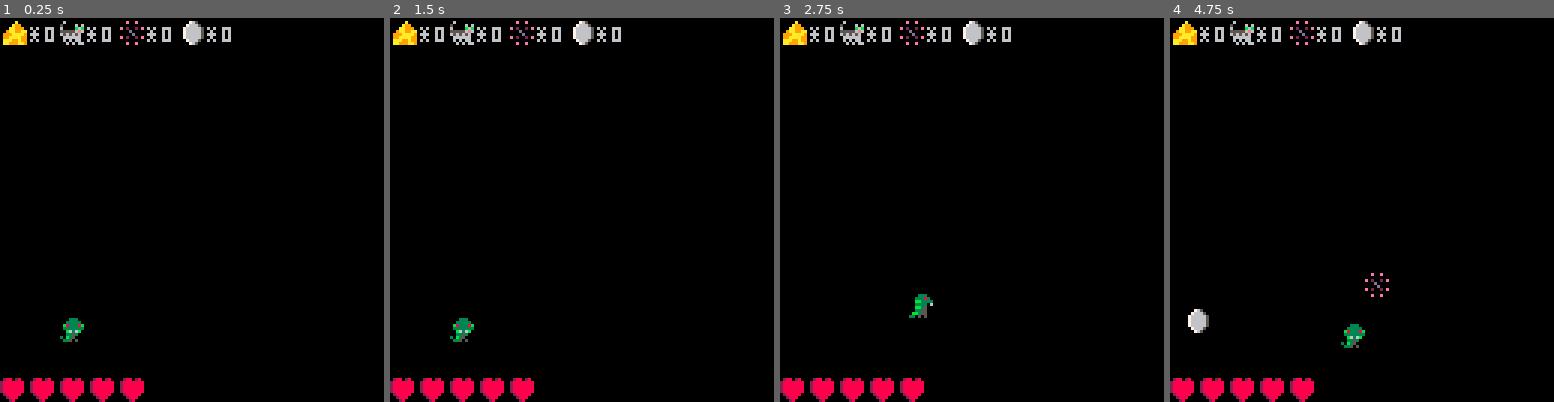
Above: before the commit, frames 1-4 (left to right).
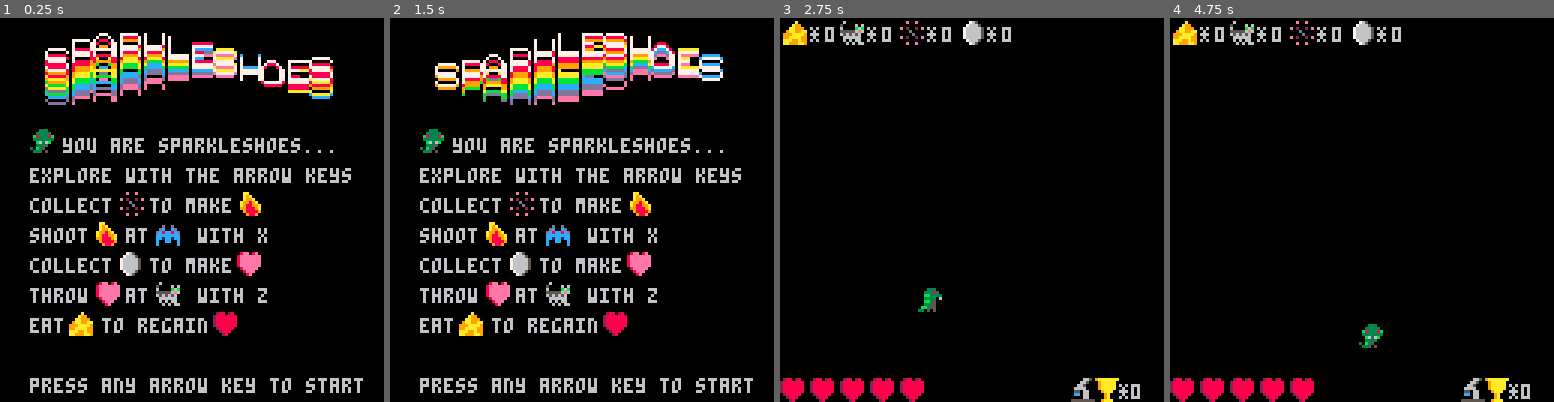
Above: after the commit, the same moments.

Repository: kdaniels/sparkleshoes
Game: PICO-8 cartridge sparkleshoes.p8
The game is run twice, just before and just after one commit, with the same random seed, the same clock (stepped at 60 frames per second) and the same inputs.
Inputs:
- Up to frame 1 (0.25 s): no input
- Up to frame 2 (1.5 s): tap X (X key) at 0.33, 1.07 s; tap O (Z key) at 0.7 s
- Up to frame 3 (2.75 s): hold Right 1.6-2.1 s; tap O (Z key) at 1.7, 2.1, 2.5 s; tap X (X key) at 1.85 s; hold Up 2.15-2.42 s; hold Right from 2.47 s (still down)
- Up to frame 4 (4.75 s): tap O (Z key) every 0.4 s from 2.9 to 4.5 s; tap X (X key) at 2.97, 4.08 s; release Right at 3.03 s; hold Left 3.08-3.58 s; hold Down 3.63-3.97 s; hold Right 4.02-4.68 s; hold Up from 4.73 s (still down)

The runs differ from the first frame. In frame 1, 19% of the frame differs, in the area x 0-95%, y 0-100%; in frame 2, 19%; in frame 3, 0.9%; in frame 4, 1.4%.

Commit message:
lots of scope creep, and the exported html5 version

Diff:
--- a/sparkleshoes.p8
+++ b/sparkleshoes.p8
@@ -1,41 +1,57 @@
 pico-8 cartridge // http://www.pico-8.com
 version 8
 __lua__
-player = {}
-player.x = 20
-player.y = 100
-player.facing = 1
-player.sprite = 6
-player.speed = 1
-player.life = 5
-player.maxlife = 10
-player.cheeses = 0
-player.cats = 0
-player.coins = 0
-player.sparkles = 0
-
-playing = true
-start_time = time()
-
-cheeses = {}
-fires = {}
-hearts = {}
-coins = {}
-sparkles = {}
-zubats = {}
-cats = {}
-
-max_cats = 1
-max_zubats = 5
-max_cheeses = 10
-max_sparkles = 7
-max_coins = 5
-
-last_cat = time()
-last_zubat = time()
-last_cheese = time()
-last_sparkle = time()
-last_coin = time()
+scene = "intro"
+t=0
+high_score = 0
+
+function init_game()
+	sfx(7)
+	player = {}
+	player.x = 20
+	player.y = 100
+	player.facing = 1
+	player.sprite = 6
+	player.speed = 1.2
+	player.life = 5
+	player.maxlife = 10
+	player.cheeses = 0
+	player.cats = 0
+	player.coins = 0
+	player.sparkles = 0
+	player.points = 0
+
+	cats_collected = 0
+	zubats_killed = 0
+	cheese_eaten = 0
+	scopes_crept = 0
+
+	scene = "game"
+	start_time = time()
+	max_time = 60
+
+	cheeses = {}
+	fires = {}
+	hearts = {}
+	coins = {}
+	sparkles = {}
+	zubats = {}
+	cats = {}
+	scopes = {}
+
+	max_cats = 1
+	max_zubats = 5
+	max_cheeses = 10
+	max_sparkles = 10
+	max_coins = 5
+	max_scopes = 1
+
+	last_cat = time()
+	last_zubat = time()
+	last_cheese = time()
+	last_sparkle = time()
+	last_coin = time()
+end
 
 function draw_thing(thing)
 	spr(thing.sprite, thing.x, thing.y)
@@ -46,6 +62,25 @@
 		and b.x+8>a.x
 		and a.y+8>b.y
 		and b.y+8>a.y
+end
+
+-- thanks avleen
+function make_scope()
+	if #scopes < max_scopes then
+		scope_creep = false
+		scope = {}
+		scope.sprite = 4
+		scope.x = 97
+		scope.y = 120
+		scope.speed = 1
+		add(scopes, scope)
+	end
+end
+function move_scope(scope)
+	if scope_creep == true then
+		scope.x -= scope.speed
+		scope_creep = false
+	end
 end
 
 -- cheese functions
@@ -64,11 +99,15 @@
 	if is_overlapping(cheese,player) then
 		sfx(0)
 		del(cheeses, cheese)
+		cheese_eaten += 1
+		player.points += 3
 		if player.life < player.maxlife then
 			player.life += 1
 		else
 			player.cheeses += 1
 		end
+		scope_creep = true
+		scopes_crept += 1
 	end
 	if (time() - cheese.time > 10) then
 		del(cheeses, cheese)
@@ -77,7 +116,7 @@
 
 -- sparkles
 function make_sparkle()
-	if #sparkles < max_sparkles and (time() - last_sparkle) > 4 and rnd(1000) > 934 then
+	if #sparkles < max_sparkles and (time() - last_sparkle) > 4 and rnd(1000) > 920 then
 		sparkle = {}
 		sparkle.sprite = 50
 		sparkle.x = rnd(127)
@@ -99,6 +138,8 @@
 		del(sparkles, sparkle)
 		sfx(0)
 		player.sparkles += 1
+		scope_creep = true
+		scopes_crept += 1
 	end
 	if (time() - sparkle.time) > 10 then
 		del(sparkles, sparkle)
@@ -122,6 +163,8 @@
 		sfx(0)
 		del(coins, coin)
 		player.coins += 1
+		scope_creep = true
+		scopes_crept += 1
 	end
 	if (time() - coin.time) > 15 then
 		del(coins, coin)
@@ -168,6 +211,10 @@
 				sfx(1)
 				del(fires,fire)
 				del(zubats, zubat)
+				zubats_killed += 1
+				scope_creep = true
+				scopes_crept += 1
+				player.points += 5
 			end
 		end
 	end
@@ -179,6 +226,7 @@
 				sfx(5)
 				del(hearts, heart)
 				zubat.speed += .5
+				player.points -= 2
 			end
 		end
 	end
@@ -224,6 +272,10 @@
 				del(hearts,heart)
 				del(cats,cat)
 				player.cats += 1
+				cats_collected += 1
+				scope_creep = true
+				scopes_crept += 1
+				player.points += 7
 			end
 		end
 	end
@@ -234,6 +286,7 @@
 				del(fires, fire)
 				del(cats, cat)
 				player.life -= 1
+				player.points -= 10
 			end
 		end
 	end
@@ -305,41 +358,154 @@
 end
 
 function _draw()
-	if playing == true then
-		cls()
-		spr(player.sprite, player.x, player.y)
-		for i=0,player.life do
-			spr(6, 0+(i-1)*10, 120)
-		end
-		foreach(cheeses, draw_thing)
-		foreach(zubats, draw_thing)
-		foreach(fires, draw_thing)
-		foreach(cats, draw_thing)
-		foreach(hearts, draw_thing)
-		foreach(sparkles, draw_thing)
-		foreach(coins, draw_thing)
-		spr(7, 1, 1)
-		print("*", 10, 3)
-		print(player.cheeses, 15, 3)
-		spr(18, 20, 1)
-		print("*", 29, 3)
-		print(player.cats, 34, 3)
-		spr(50, 40, 1)
-		print("*", 49, 3)
-		print(player.sparkles, 54, 3)
-		spr(8, 60, 1)
-		print("*", 69, 3)
-		print(player.coins, 74, 3)
+	if scene == "intro" then
+		draw_intro()
+	elseif scene == "game" then
+		draw_game()
+	elseif scene == "end" then
+		draw_end()
+	end
+end
+
+function draw_intro()
+	cls()
+
+	for i=1,12 do
+		for j0=0,7 do
+			j = 7 - j0
+			col = 7 + j
+			t1 = t + i*4 - j*2
+			x = cos(t0)*5
+			y = 10 + j + cos(t1/50)*5
+			pal(7,col)
+			spr(19+i, 2+i*8+x, y)
+		end
+	end
+
+	spr(0, 10, 37)
+	print("you are sparkleshoes...", 21, 40)
+	print("explore with the arrow keys", 10, 50)
+	print("collect   to make", 10, 60)
+	spr(50, 40, 58)
+	spr(2, 80, 58)
+	print("shoot   at    with x", 10, 70)
+	spr(2, 32, 68)
+	spr(34, 52, 68)
+	print("collect   to make", 10, 80)
+	spr(8, 39, 78)
+	spr(5, 79, 78)
+	print("throw   at    with z", 10, 90)
+	spr(5, 32, 88)
+	spr(18, 52, 88)
+	print("eat   to regain", 10, 100)
+	spr(7, 23, 98)
+	spr(6, 71, 98)
+	print("press any arrow key to start", 10, 120)
+end
+
+function draw_end()
+	cls()
+
+	for i=1,9 do
+		for j0=0,7 do
+			j = 7 - j0
+			col = 7 + j
+			t1 = t + i*4 - j*2
+			x = cos(t0)*5
+			y = 10 + j + cos(t1/50)*5
+			pal(7,col)
+			spr(35+i, 12+i*8+x, y)
+		end
+	end
+
+	print(cats_collected.."    collected", 10, 40)
+	spr(18, 20, 38)
+	print(zubats_killed.."    vanquished", 10, 50)
+	spr(34, 20, 48)
+	spr(7, 20, 58)
+	print(cheese_eaten.."    eaten", 10, 60)
+	spr(4, 20, 68)
+	print(scopes_crept.."    crept up on you", 10, 70)
+
+	if player.points > high_score then
+		print("new high score: "..player.points.."!", 26, 85)
+		print("previous high score: "..high_score, 21, 104)
 	else
-		cls()
-		print("game over", 20, 20)
-	end
+		print("your score: "..player.points, 35, 85)
+		print("high score: "..high_score, 35, 104)
+	end
+	spr(52, 55, 93)
+
+	print("press any arrow key to restart", 1, 120)
+end
+
+function draw_game()
+	cls()
+	spr(player.sprite, player.x, player.y)
+	for i=0,player.life do
+		spr(6, 0+(i-1)*10, 120)
+	end
+	foreach(cheeses, draw_thing)
+	foreach(zubats, draw_thing)
+	foreach(fires, draw_thing)
+	foreach(cats, draw_thing)
+	foreach(hearts, draw_thing)
+	foreach(sparkles, draw_thing)
+	foreach(coins, draw_thing)
+	foreach(scopes, draw_thing)
+	spr(7, 1, 1)
+	print("*", 10, 3)
+	print(player.cheeses, 15, 3)
+	spr(18, 20, 1)
+	print("*", 29, 3)
+	print(player.cats, 34, 3)
+	spr(50, 40, 1)
+	print("*", 49, 3)
+	print(player.sparkles, 54, 3)
+	spr(8, 60, 1)
+	print("*", 69, 3)
+	print(player.coins, 74, 3)
+	spr(52, 105, 120)
+	print("*"..player.points, 113, 122)
 end
 
 function _update()
+	if scene == "intro" then
+		update_intro()
+	elseif scene == "game" then
+		update_game()
+	elseif scene == "end" then
+		update_end()
+	end
+end
+
+function update_intro()
+	if btn(0) or btn(1) or btn(2) or btn(3) then
+		init_game()
+		scene = "game"
+	end
+	t += 1
+end
+
+function update_end()
+	if (time() - end_time) > 5 then
+		if btn(0) or btn(1) or btn(2) or btn(3) then
+			if player.points > high_score then
+				high_score = player.points
+			end
+			init_game()
+			scene = "game"
+		end
+	end
+	t += 1
+end
+
+function update_game()
 	player.moving = false
 	if btn(0) then
-		player.x -= player.speed
+		if player.x > 0 then
+			player.x -= player.speed
+		end
 		if player.sprite == 0 then
 			player.sprite = 48
 		end
@@ -347,7 +513,9 @@
 		move()
 	end
 	if btn(1) then
-		player.x += player.speed
+		if player.x < 127 then
+			player.x += player.speed
+		end
 		if player.sprite == 0 then
 			player.sprite = 16
 		end
@@ -355,7 +523,9 @@
 		move()
 	end
 	if btn(2) then
-		player.y -= player.speed
+		if player.y > 0 then
+			player.y -= player.speed
+		end
 		if player.sprite == 0 then
 			player.sprite = 32
 		end
@@ -363,7 +533,9 @@
 		move()
 	end
 	if btn(3) then
-		player.y += player.speed
+		if player.y < 127 then
+			player.y += player.speed
+		end
 		if player.sprite == 0 then
 			player.sprite = 0
 		end
@@ -380,6 +552,7 @@
 	make_cat()
 	make_sparkle()
 	make_coin()
+	make_scope()
 
 	-- check things
 	foreach(cheeses,check_cheese)
@@ -393,6 +566,7 @@
 	foreach(cats, move_cat)
 	foreach(hearts, move_heart)
 	foreach(sparkles, move_sparkle)
+	foreach(scopes, move_scope)
 
 	if btnp(5) and player.sparkles > 0 then
 		sfx(2)
@@ -405,8 +579,14 @@
 		player.coins -= 1
 	end
 
-	if (time() - start_time) > 60 or player.life < 1 then
-		playing = false
+	if (time() - start_time) > max_time then
+		sfx(9)
+		end_time = time()
+		scene = "end"
+	elseif player.life < 1 then
+		sfx(8)
+		end_time = time()
+		scene = "end"
 	end
 end
 
Not shown, changed: 32 lines of the sprite sheet (__gfx__) section of sparkleshoes.p8
Not shown, changed: the sound effects (__sfx__) section of sparkleshoes.p8
Not shown, added: sparkleshoes.html
Not shown, added: sparkleshoes.js
